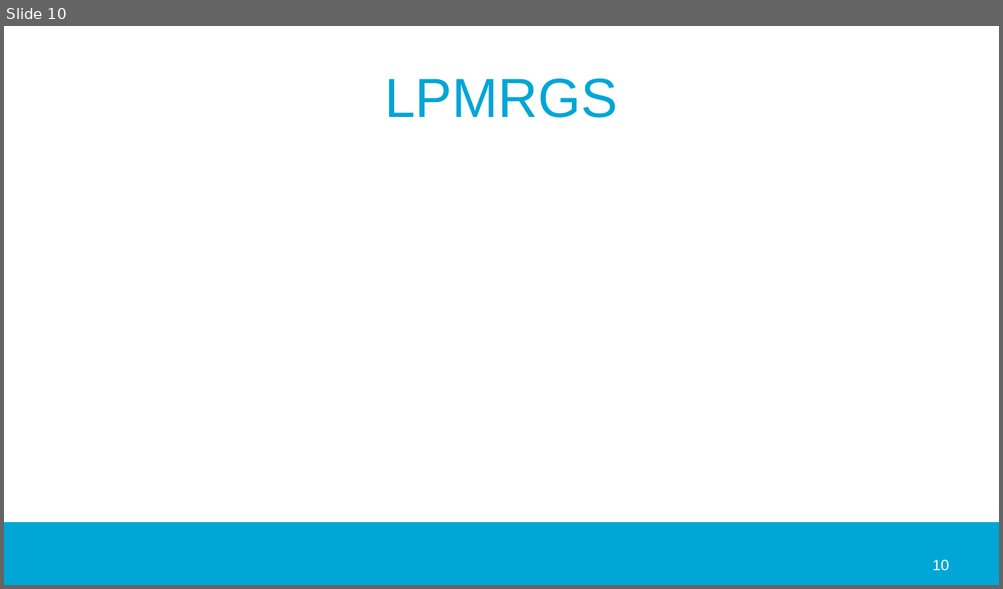
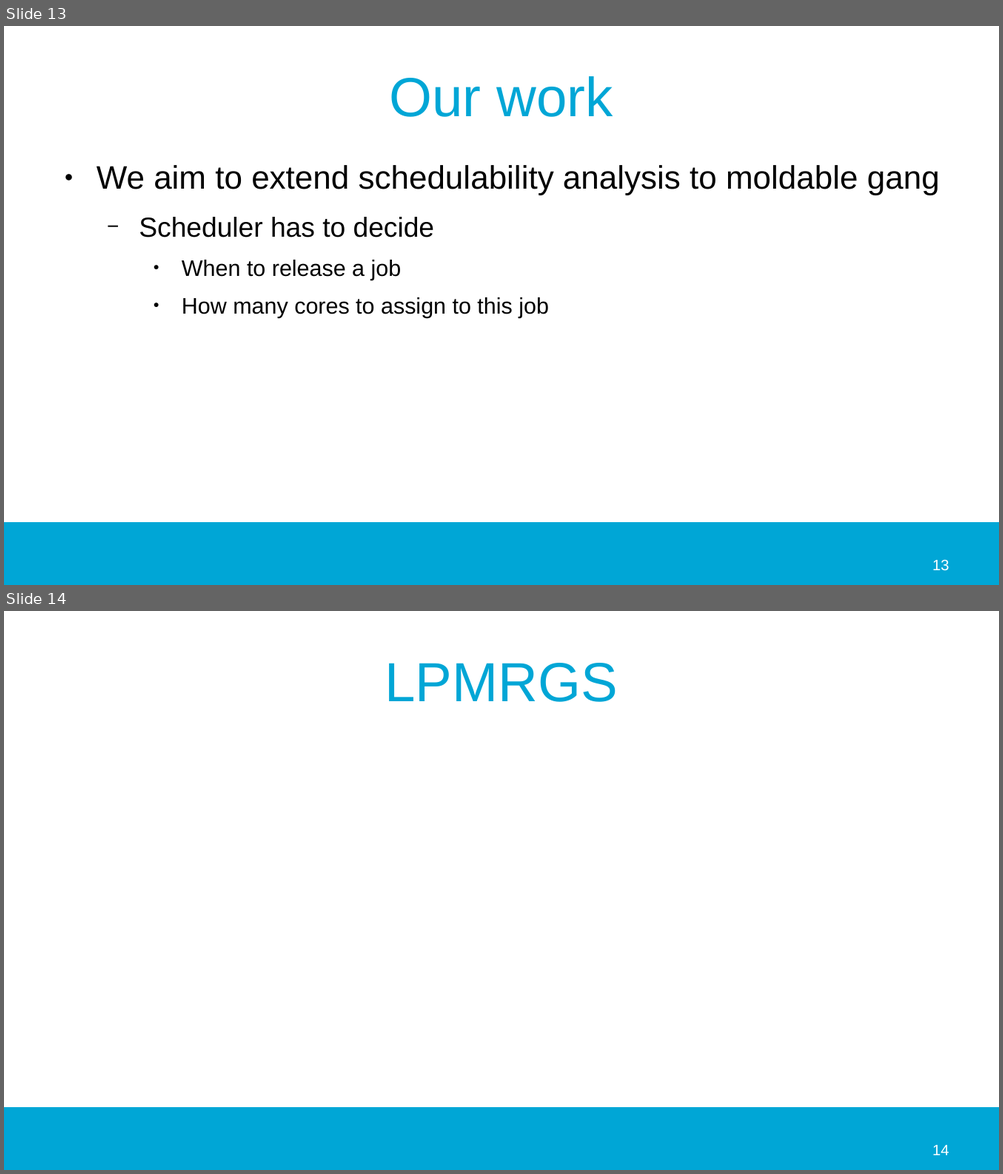
Before and after one commit to jmigual/APATeoria, a slide deck: Notes/TFM_presentations/2020_02_24/2020_02_24.odp. Shown one above the other, each under a label of ours: slide 10 before the commit, slides 13 and 14 after it. The pictures are 1003x589 and 1003x1174 pixels, drawn with LibreOffice and Linux fonts; fonts in the diff are those of the drawing; background and template pictures are left out. Boxes give left, top, right and bottom in pixels: in the first picture for what was removed or moved away, otherwise in the second. Text is boxed around its words. In the diff, an @@ line names an element or a change of style, - is before the commit and + after.

```diff
--- a/Notes/TFM_presentations/2020_02_24/2020_02_24.odp
+++ b/Notes/TFM_presentations/2020_02_24/2020_02_24.odp
@@ slide 13 added at (x1=4, y1=26, x2=999, y2=585), background #FFFFFF; not listed: 1 template element that a slide beside it also shows @@
@@ title added at (x1=390, y1=76, x2=612, y2=117), 44 pt, text #00A6D6 @@
+Our work
@@ text added at (x1=96, y1=165, x2=939, y2=318), 26 pt, text #000000 @@
+● We aim to extend schedulability analysis to moldable gang
+  − Scheduler has to decide
+    ● When to release a job
+    ● How many cores to assign to this job
@@ page number added at (x1=932, y1=560, x2=949, y2=571), 12 pt, text #FFFFFF @@
+13
@@ what was slide 10 is now slide 14 @@
@@ page number at (x1=932, y1=1145, x2=949, y2=1156): text changed @@
-10
+14
```
Also in this commit, not shown: 7 slides changed, 5 other slides added, 2 slides removed, 17 other files.
